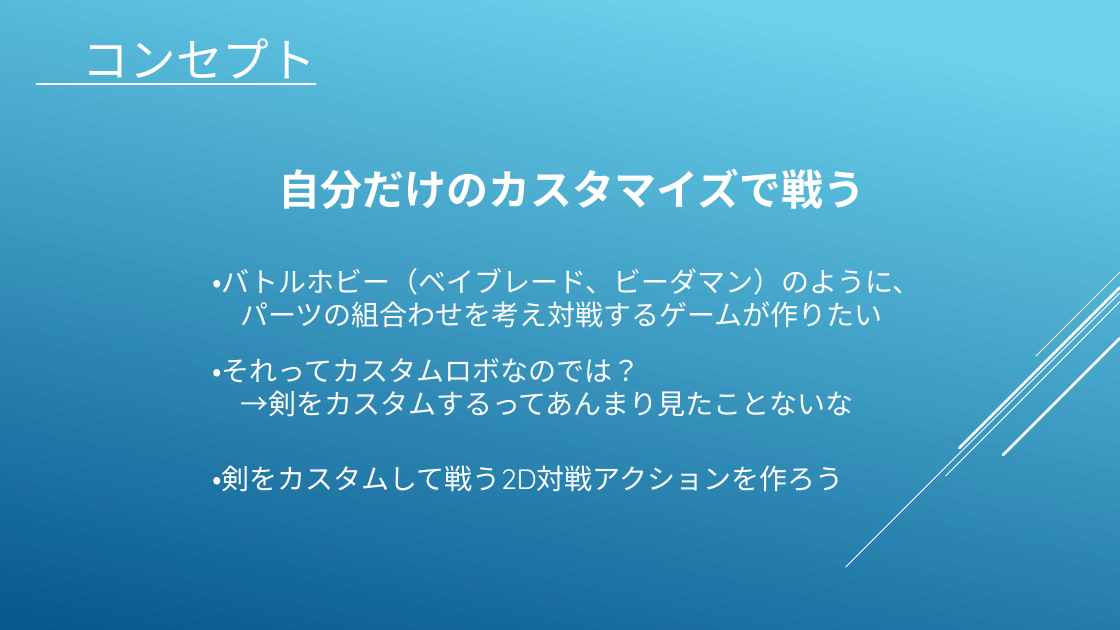
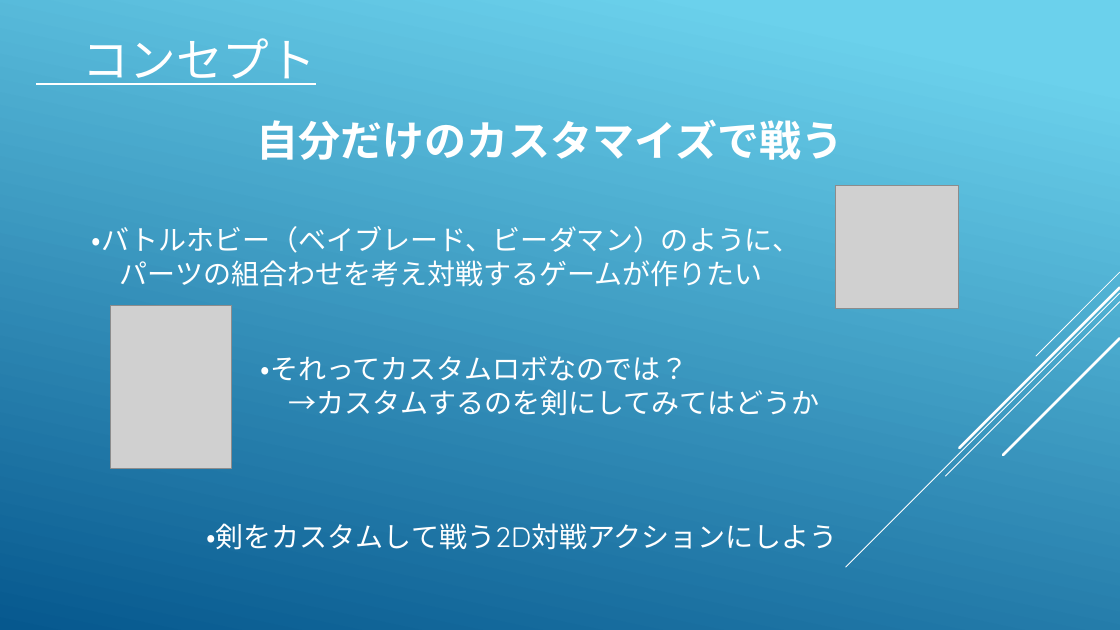
Before and after one commit to koike0723/Aso2020Winter, a slide deck: slide 2 of 企画書.pptx. Drawn at 1120x630 pixels with LibreOffice and Linux fonts; fonts in the diff are those of the drawing; grey boxes stand for pictures. Boxes give left, top, right and bottom in pixels: in the first picture for what was removed or moved away, otherwise in the second. Text is boxed around its words. In the diff, an @@ line names an element or a change of style, - is before the commit and + after.

```diff
--- a/企画書.pptx
+++ b/企画書.pptx
@@ text "自分だけのカスタマイズで戦う": place and size @@
-text "自分だけのカスタマイズで戦う" at <box>278,169,865,209</box>
+text "自分だけのカスタマイズで戦う" at <box>257,120,844,160</box>
@@ picture added at <box>836,186,959,308</box> @@
@@ text "・バトルホビー（ベイブレード、ビーダマン）のように、": place and size @@
-text "・バトルホビー（ベイブレード、ビーダマン）のように、" at <box>212,268,920,328</box>
+text "・バトルホビー（ベイブレード、ビーダマン）のように、" at <box>92,226,800,287</box>
@@ picture added at <box>110,305,231,468</box> @@
@@ text "・それってカスタムロボなのでは？": place and size @@
-text "・それってカスタムロボなのでは？" at <box>212,358,853,416</box>
+text "・それってカスタムロボなのでは？" at <box>261,356,820,416</box>
@@ text at <box>289,389,820,416</box>: text changed @@
-→剣をカスタムするってあんまり見たことないな
+→カスタムするのを剣にしてみてはどうか
@@ text at <box>206,523,837,550</box>: text changed @@
-・剣をカスタムして戦う2D対戦アクションを作ろう
+・剣をカスタムして戦う2D対戦アクションにしよう
```
Also in this commit, not shown: 1 other slide changed, 17 slides added, 1 slide removed.
